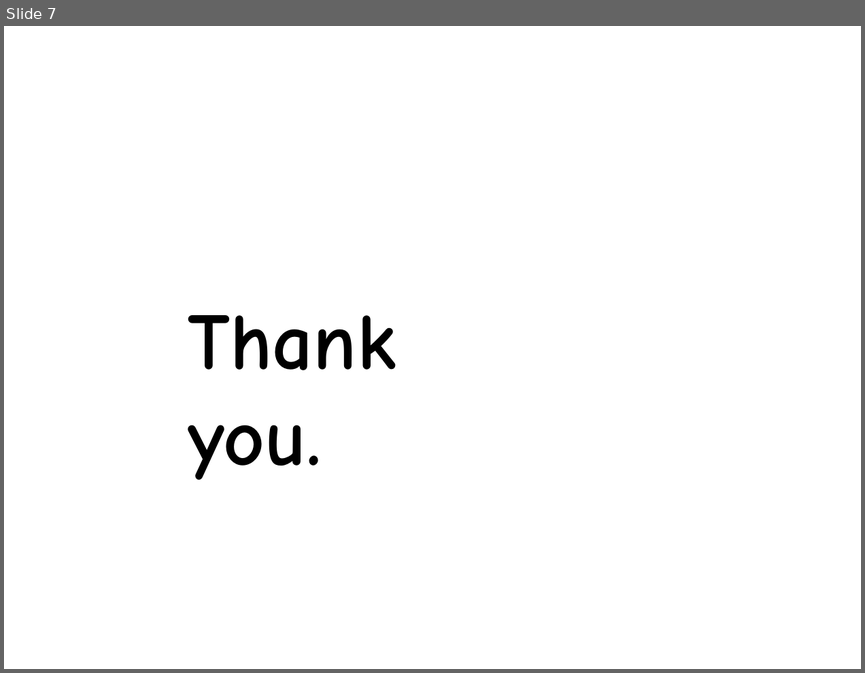
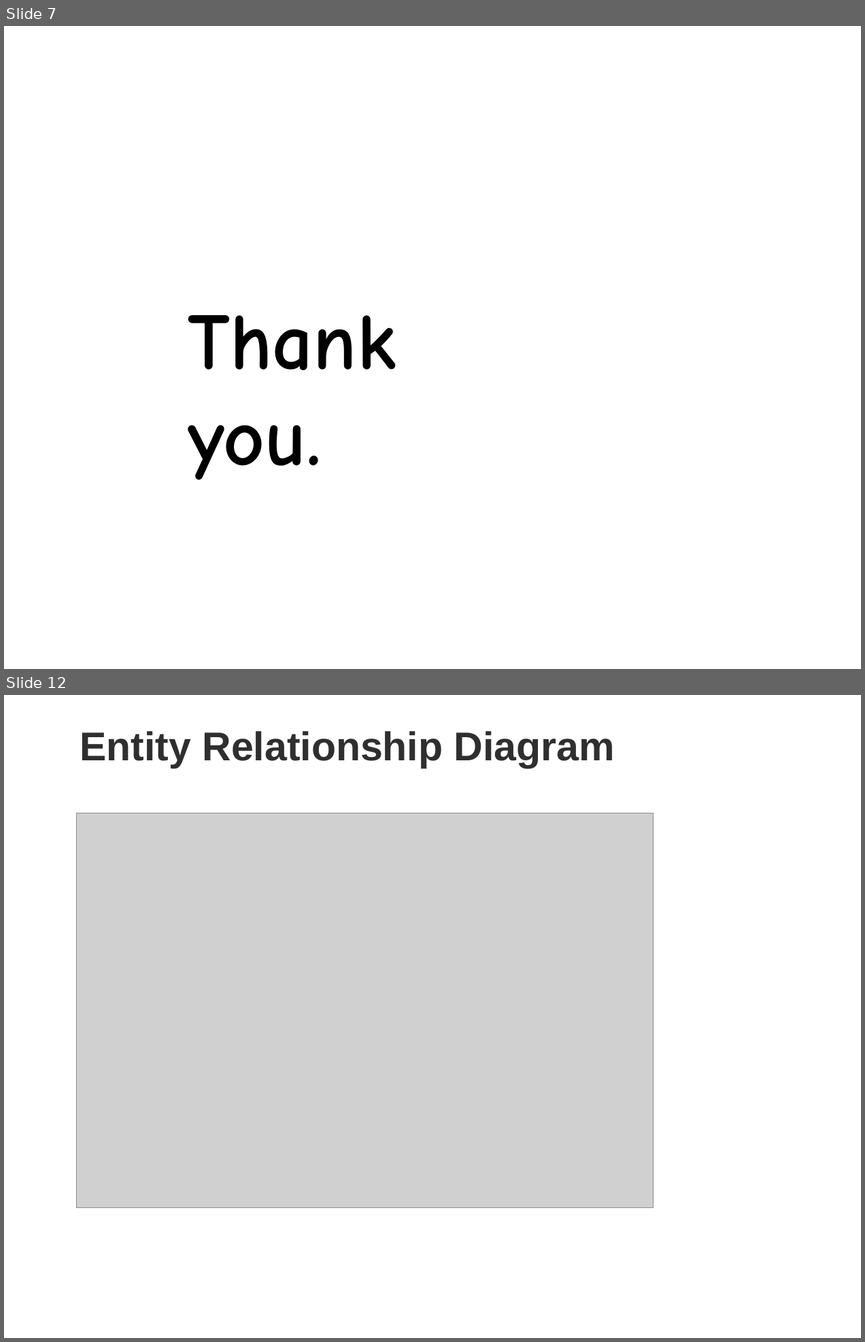
Before and after one commit to awtsmahalko/atjmai, a slide deck: documents/Template-for-Final-Oral.pptx. Shown one above the other, each under a label of ours: slide 7 before the commit, slides 7 and 12 after it; the slides between them are not shown. The pictures are 865x673 and 865x1342 pixels, drawn with LibreOffice and Linux fonts; fonts in the diff are those of the drawing; grey boxes stand for pictures; background and template pictures are left out. Boxes give left, top, right and bottom in pixels: in the first picture for what was removed or moved away, otherwise in the second. Text is boxed around its words. In the diff, an @@ line names an element or a change of style, - is before the commit and + after.

```diff
--- a/documents/Template-for-Final-Oral.pptx
+++ b/documents/Template-for-Final-Oral.pptx
@@ slide 12 added at bbox=[4, 695, 861, 1338], background picture (left out) @@
@@ text added at bbox=[79, 731, 615, 768], 48 pt, text #2F2F2F, bold @@
+Entity Relationship Diagram
@@ picture added at bbox=[76, 813, 653, 1208] @@
```
Also in this commit, not shown: 2 slides changed, 7 other slides added, 1 slide removed, 16 other files.
